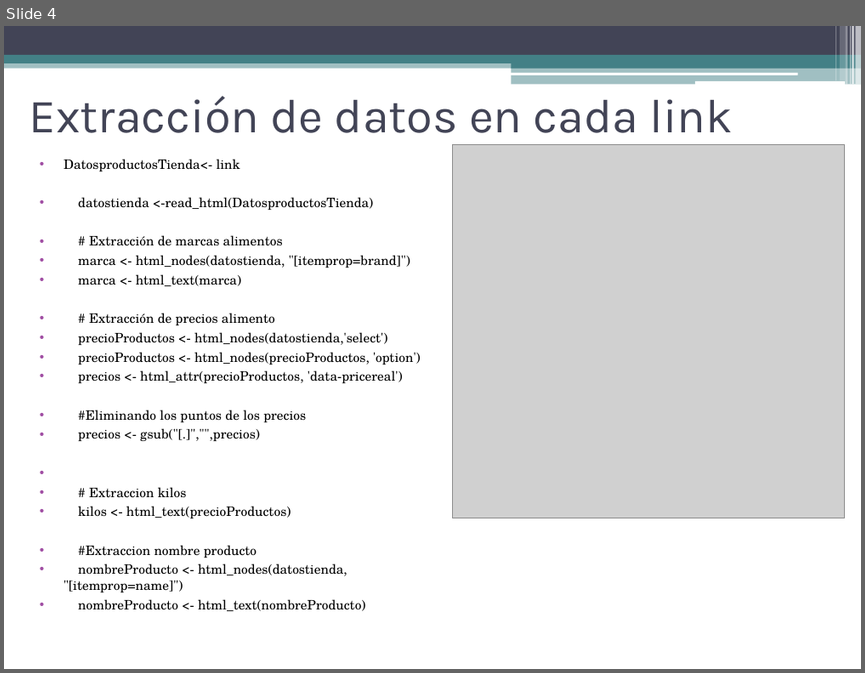
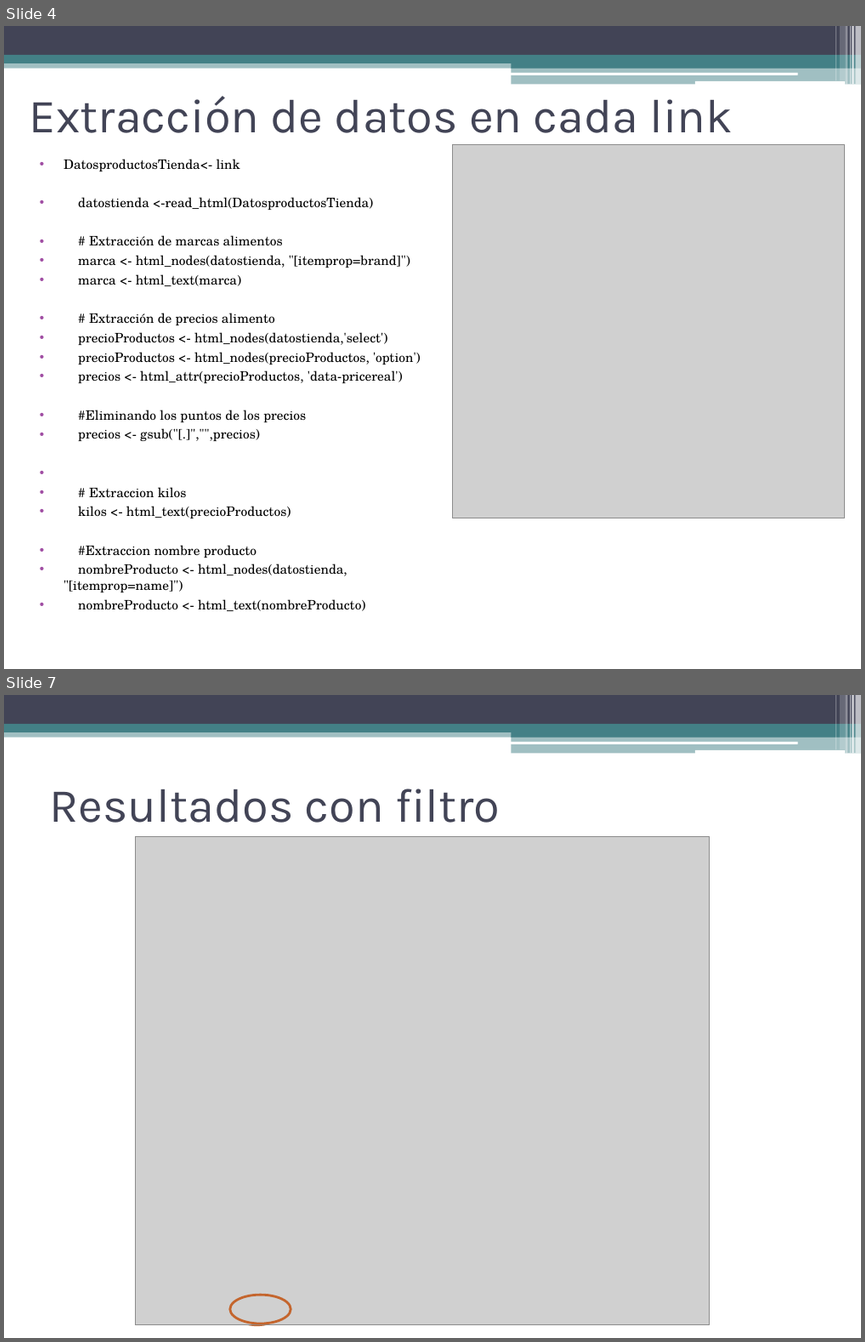
Before and after one commit to holajavi/Proyecto-final, a slide deck: Ppt proyecto final.pptx. Shown one above the other, each under a label of ours: slide 4 before the commit, slides 4 and 7 after it; the slides between them are not shown. The pictures are 865x673 and 865x1342 pixels, drawn with LibreOffice and Linux fonts; fonts in the diff are those of the drawing; grey boxes stand for pictures. Boxes give left, top, right and bottom in pixels: in the first picture for what was removed or moved away, otherwise in the second. Text is boxed around its words. In the diff, an @@ line names an element or a change of style, - is before the commit and + after.

```diff
--- a/Ppt proyecto final.pptx
+++ b/Ppt proyecto final.pptx
@@ slide 7 added at [4,695,861,1338], background #FFFFFF; not listed: 13 template elements that a slide beside it also shows @@
@@ title added at [50,789,500,823], 40 pt, text #424456 @@
+Resultados con filtro
@@ picture added at [136,840,676,1325] @@
@@ picture added at [136,836,710,1325] @@
@@ picture added at [136,852,676,1230] @@
@@ ellipse added at [230,1293,284,1325], outline #C4652D 2 pt @@
@@ ellipse added at [230,1295,291,1324], outline #C4652D 2 pt @@
```
Also in this commit, not shown: 2 slides changed, 3 other slides added, 1 slide removed.
